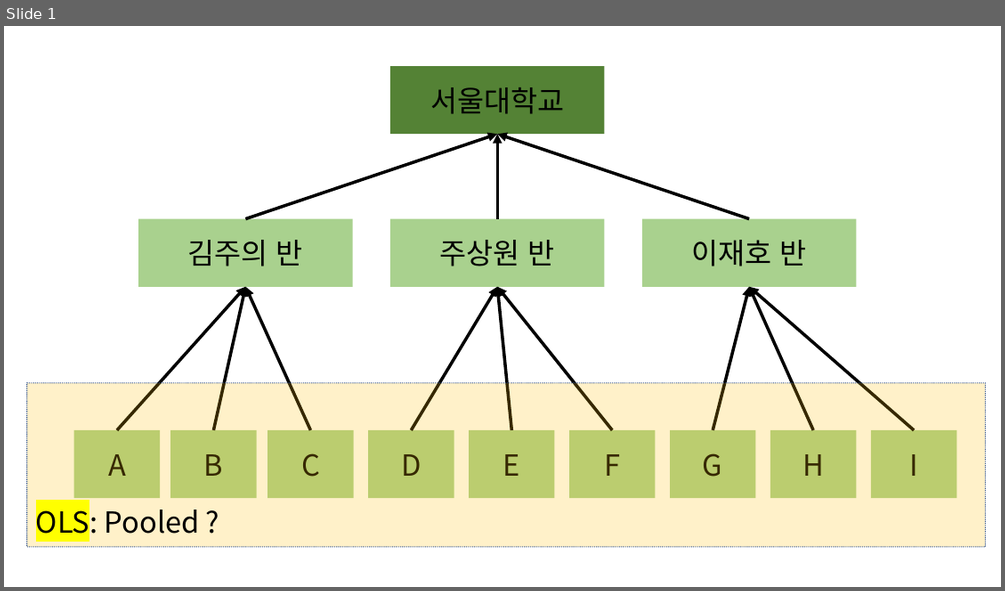
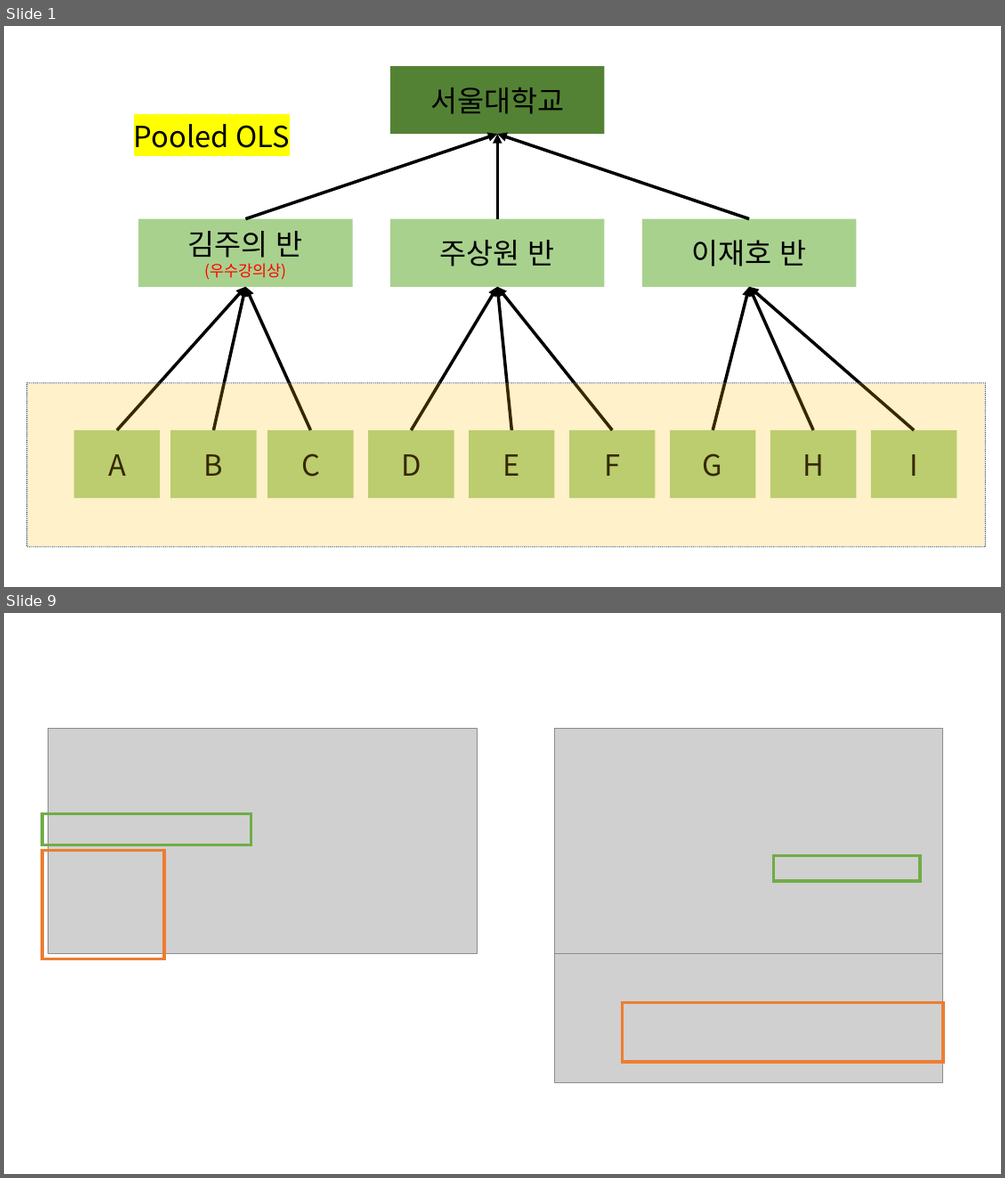
Before and after one commit to SangwonJu/HLM, a slide deck: 그림.pptx. Shown one above the other, each under a label of ours: slide 1 before the commit, slides 1 and 9 after it; the slides between them are not shown. The pictures are 1005x591 and 1005x1178 pixels, drawn with LibreOffice and Linux fonts; fonts in the diff are those of the drawing; grey boxes stand for pictures. Boxes give left, top, right and bottom in pixels: in the first picture for what was removed or moved away, otherwise in the second. Text is boxed around its words. In the diff, an @@ line names an element or a change of style, - is before the commit and + after.

```diff
--- a/그림.pptx
+++ b/그림.pptx
@@ slide 9 added at (4, 613, 1001, 1174), background #FFFFFF @@
@@ picture added at (48, 728, 477, 954) @@
@@ picture added at (554, 728, 942, 954) @@
@@ rectangle added at (42, 813, 251, 844), outline #70AD47 3 pt @@
@@ rectangle added at (42, 850, 164, 958), outline #ED7D31 3 pt @@
@@ rectangle added at (774, 856, 919, 882), outline #70AD47 3 pt @@
@@ picture added at (554, 953, 942, 1083) @@
@@ rectangle added at (623, 1003, 943, 1062), outline #ED7D31 3 pt @@
@@ slide 1 changed as well @@
@@ text at (134, 124, 290, 148): text changed @@
-OLS: Pooled ?
+Pooled OLS
@@ text in rectangle at (188, 231, 303, 280): text changed; size 28 to 15 pt; text colour #000000 to #FF0000 @@
-김주의 반
+김주의 반
+(우수강의상)
```
Also in this commit, not shown: 9 other slides added, 45 other files.
